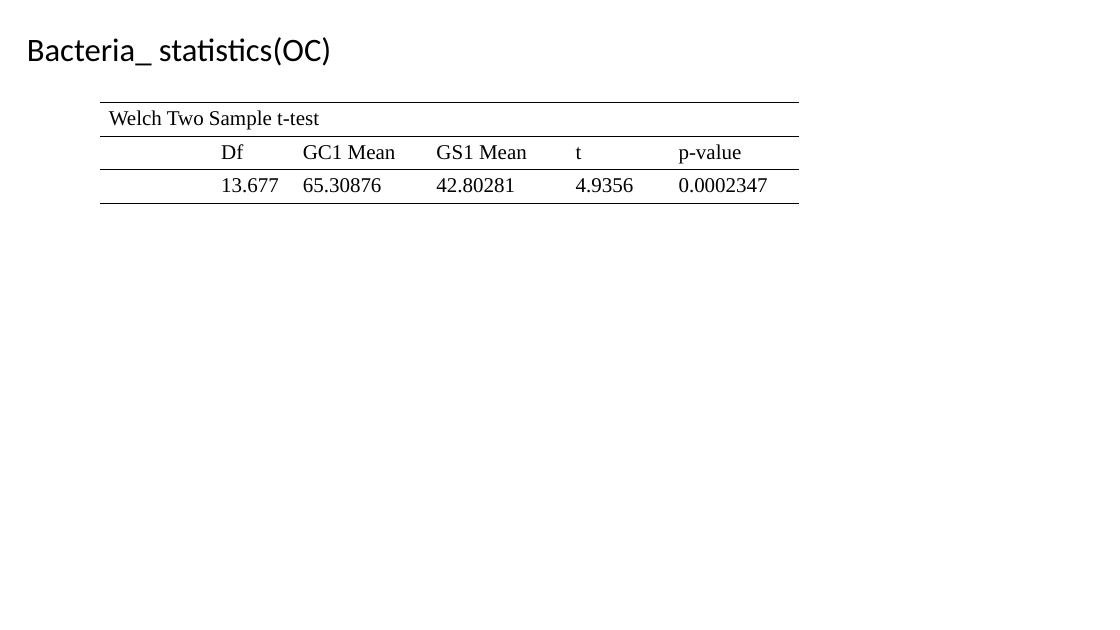
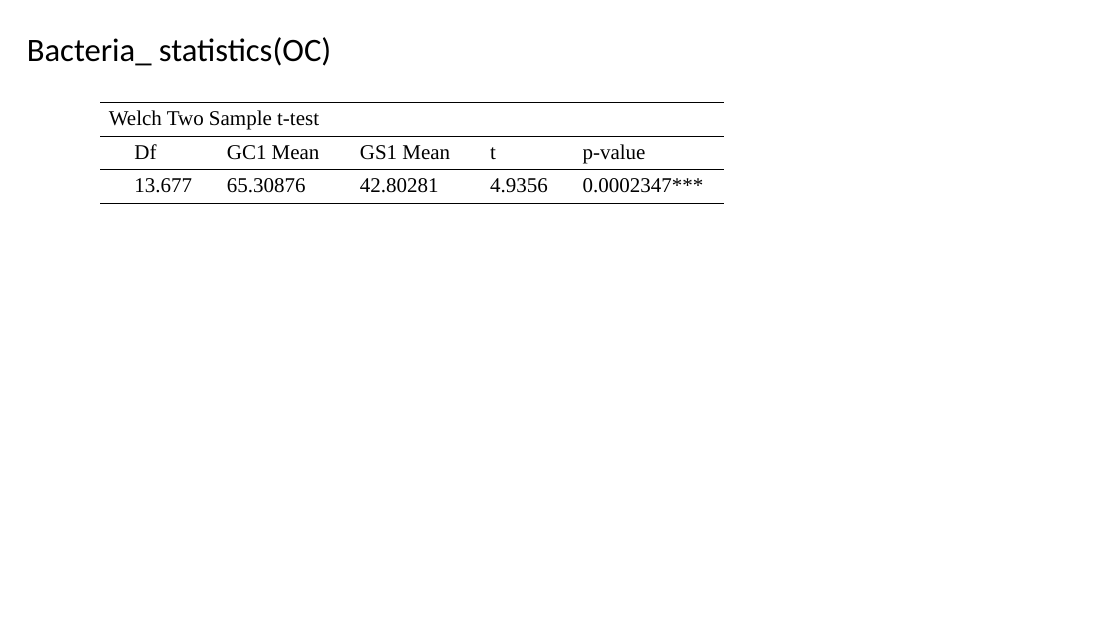
Before and after one commit to chueh1115/GPSC_data, a slide deck: slide 13 of context/thesis_fig.pptx. Drawn at 1120x630 pixels with LibreOffice and Linux fonts; fonts in the diff are those of the drawing. Boxes give left, top, right and bottom in pixels: in the first picture for what was removed or moved away, otherwise in the second. Text is boxed around its words. In the diff, an @@ line names an element or a change of style, - is before the commit and + after.

```diff
--- a/context/thesis_fig.pptx
+++ b/context/thesis_fig.pptx
@@ table at (101,103,723,203) @@
-row 3, column 6: 0.0002347
+row 3, column 6: 0.0002347***
@@ table: place and size @@
-table at (101,103,801,203)
+table at (101,103,723,203)
```
Also in this commit, not shown: 3 other slides changed, 10 slides added, 10 slides removed, 26 other files.
